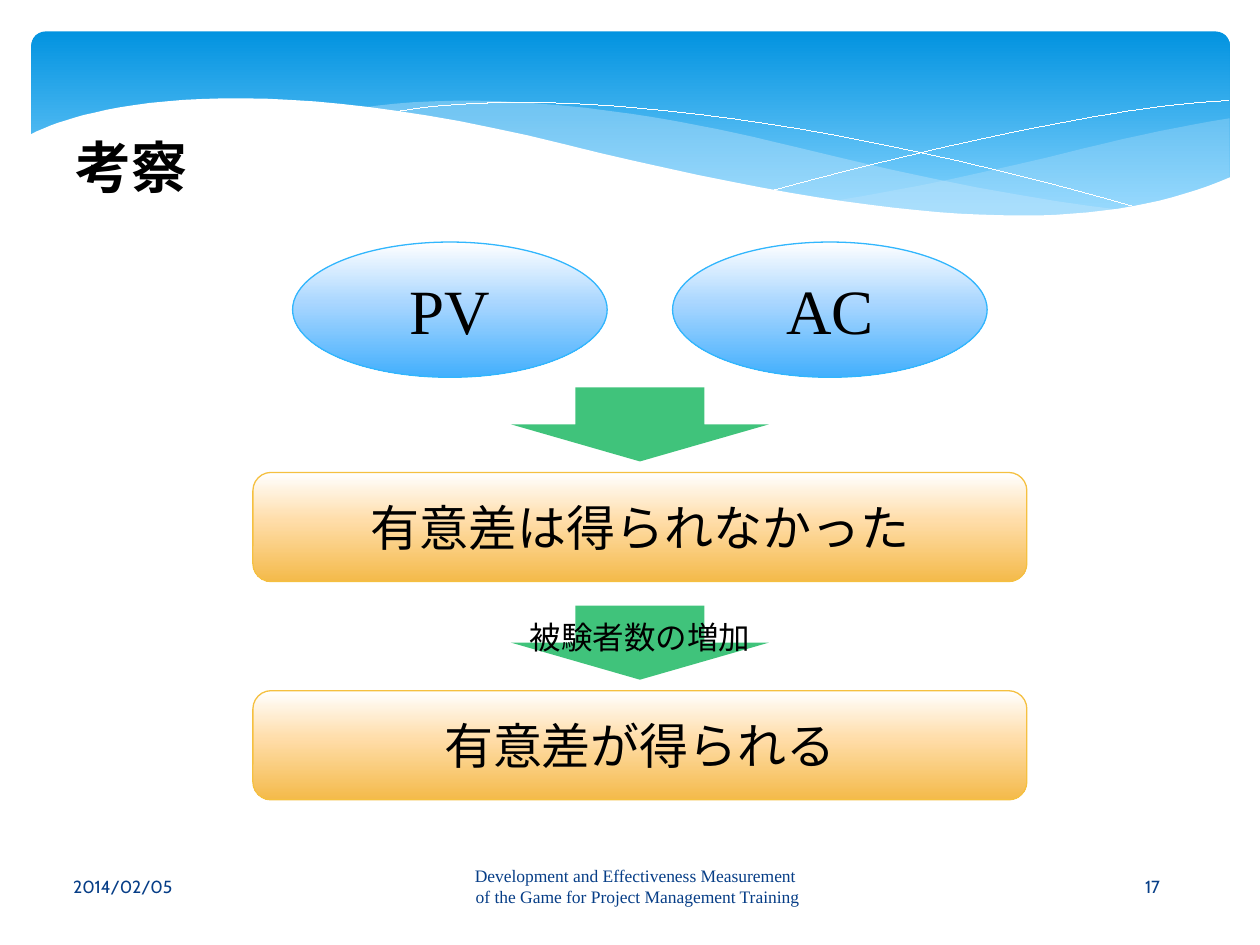
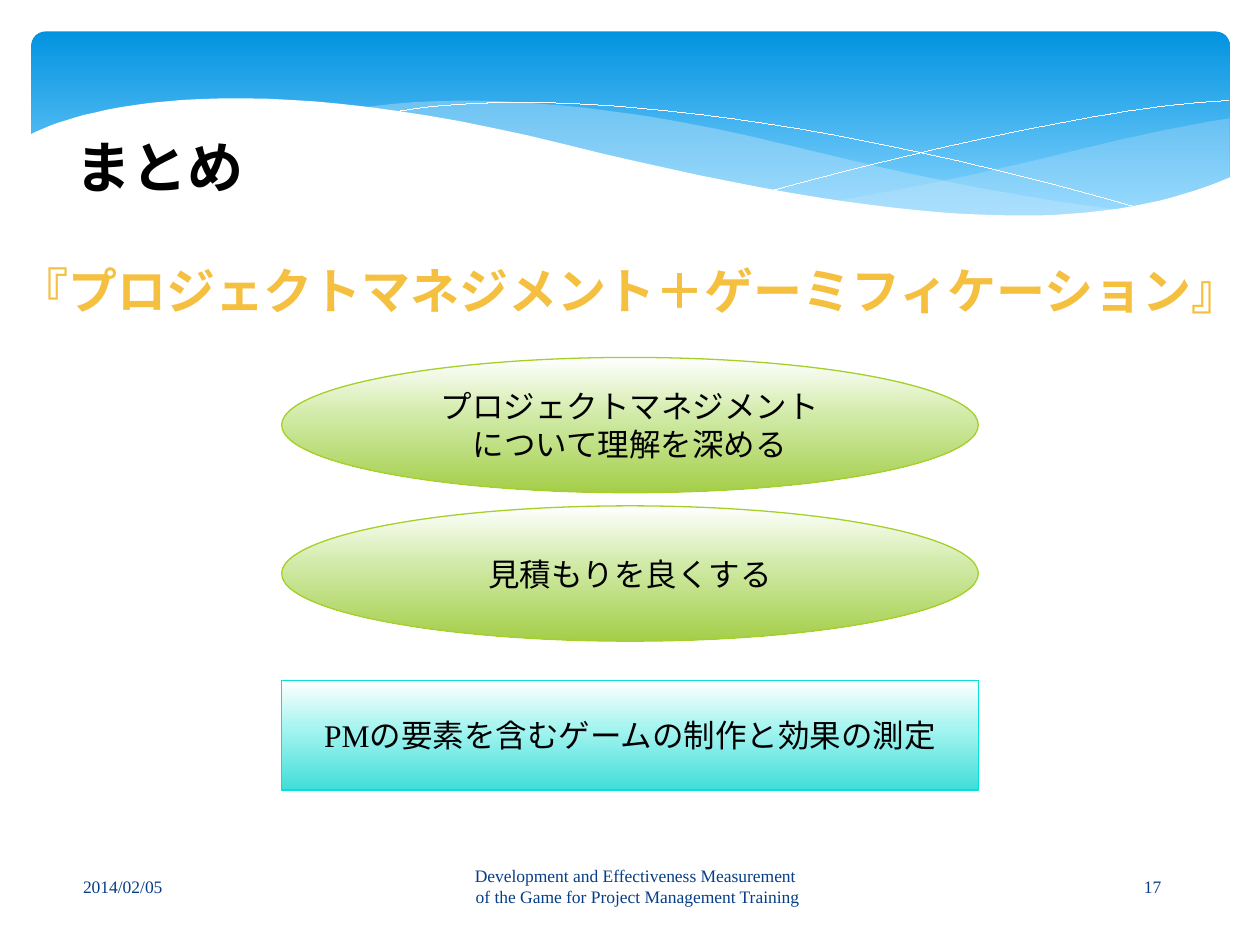
Before and after one commit to keimatsui/kadai, a slide deck: slide 17 of 卒業論文/2012/HTET MYET MUN WIN/卒論発表プレゼン.pptx. Drawn at 1260x945 pixels with LibreOffice and Linux fonts; fonts in the diff are those of the drawing. Boxes give left, top, right and bottom in pixels: in the first picture for what was removed or moved away, otherwise in the second. Text is boxed around its words. In the diff, an @@ line names an element or a change of style, - is before the commit and + after.

```diff
--- a/卒業論文/2012/HTET MYET MUN WIN/卒論発表プレゼン.pptx
+++ b/卒業論文/2012/HTET MYET MUN WIN/卒論発表プレゼン.pptx
@@ text at (76,142,244,192): text changed @@
-考察
+まとめ
@@ text added at (19,267,1240,314), 28 pt, text #F5C040, bold @@
+『プロジェクトマネジメント＋ゲーミフィケーション』
@@ ellipse removed at (292,242,607,377) @@
-PV
@@ ellipse removed at (673,242,988,377) @@
-AC
@@ ellipse added at (282,358,979,493), fill gradient #FFFFFF to #D1EAA7 to #A4CF4A, outline #A5D028 0.75 pt, 18 pt, text #000000 @@
+プロジェクトマネジメント
+について理解を深める
@@ down arrow removed at (512,387,770,461) @@
@@ rounded rectangle removed at (253,472,1027,582) @@
-有意差は得られなかった
@@ ellipse added at (282,507,979,641), fill gradient #FFFFFF to #D1EAA7 to #A4CF4A, outline #A5D028 0.75 pt, 18 pt, text #000000 @@
+見積もりを良くする
@@ down arrow removed at (512,606,770,680) @@
@@ text removed at (530,617,750,658) @@
-被験者数の増加
@@ rectangle added at (282,680,979,790), fill gradient #FFFFFF to #A5F4F0 to #42DFD9, outline #05E0DB 0.75 pt, 18 pt, text #000000 @@
+PMの要素を含むゲームの制作と効果の測定
@@ rounded rectangle removed at (253,690,1027,800) @@
-有意差が得られる
@@ text "2014/02/05" at (83,881,162,893): font Cabin to Times New Roman @@
@@ page number at (1144,881,1161,893): font Cabin to Times New Roman @@
```
Also in this commit, not shown: 7 other slides changed, 1 slide added, 1 slide removed.
